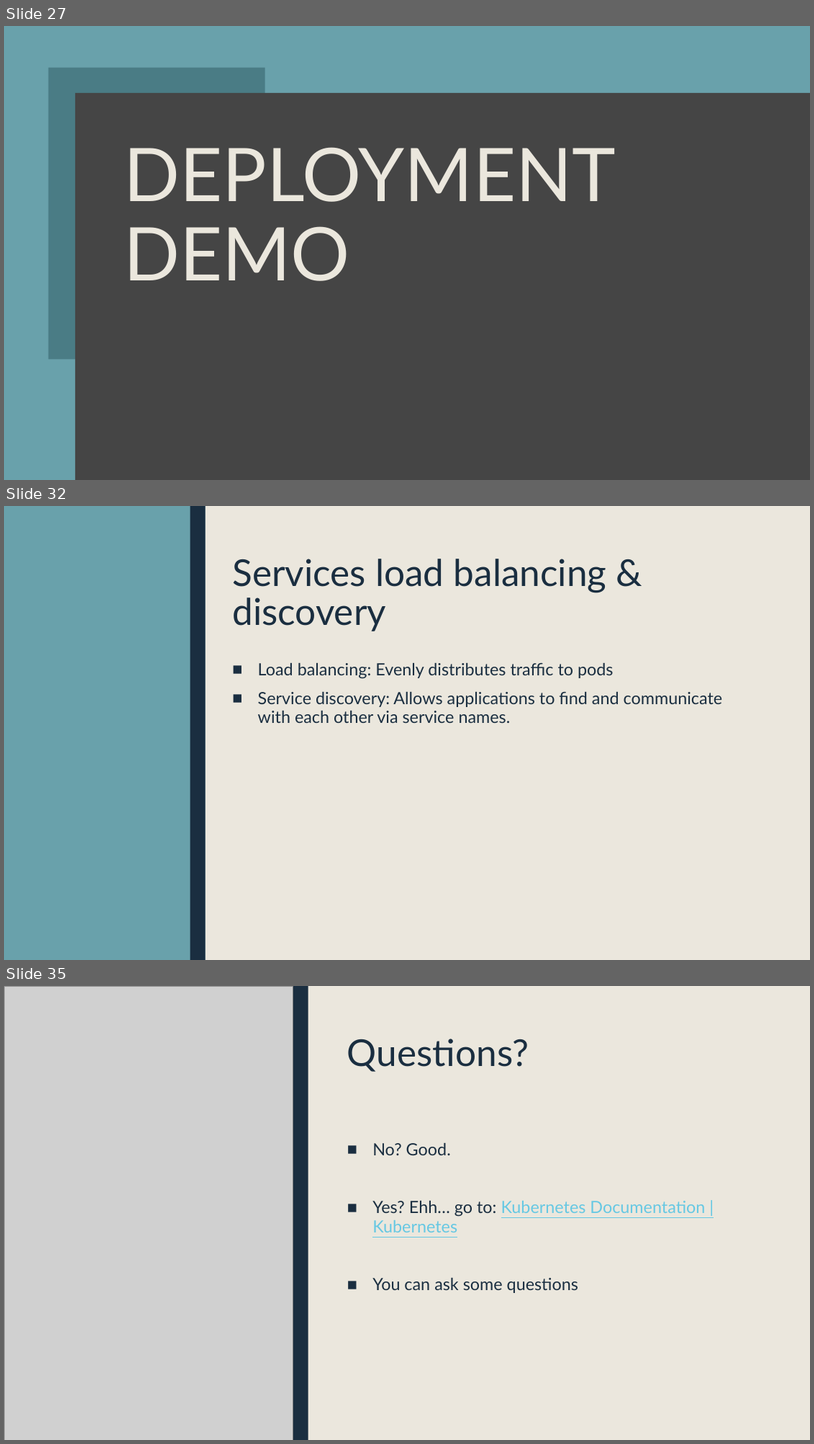
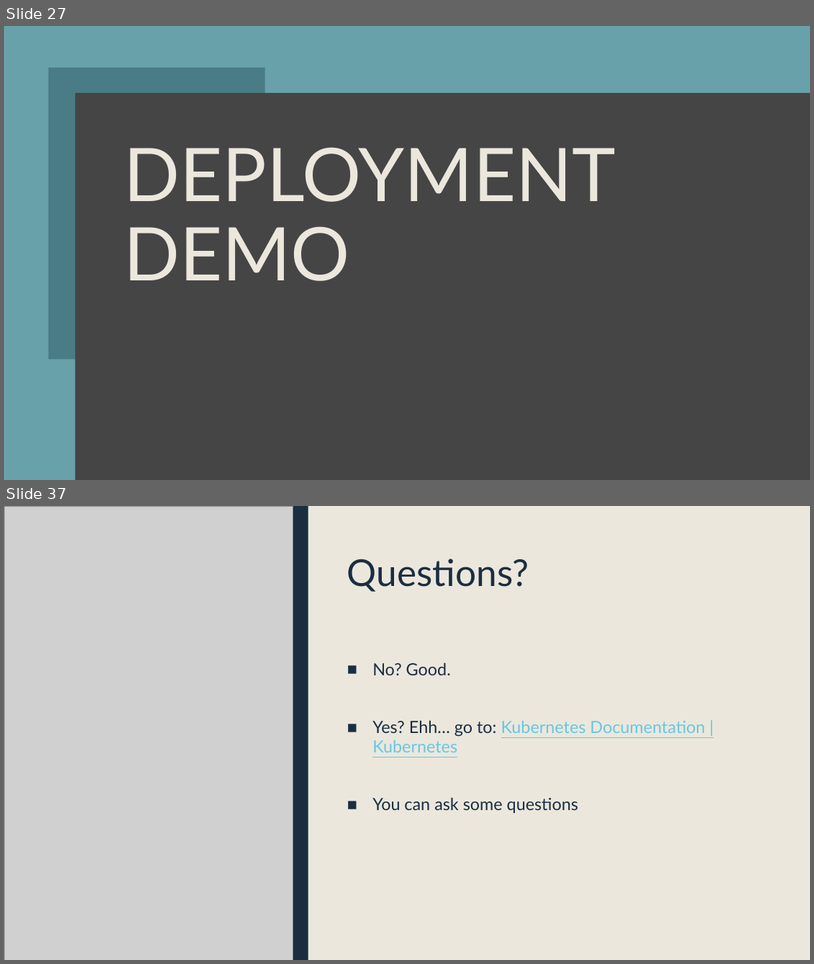
Before and after one commit to sebivenlo/ESD-2023-Kubernetes, a slide deck: presentation/Kubernetes.pptx. Shown one above the other, each under a label of ours: slides 27, 32 and 35 before the commit, slides 27 and 37 after it; the slides between them are not shown. The pictures are 814x1444 and 814x964 pixels, drawn with LibreOffice and Linux fonts; fonts in the diff are those of the drawing; grey boxes stand for pictures. Boxes give left, top, right and bottom in pixels: in the first picture for what was removed or moved away, otherwise in the second. Text is boxed around its words. In the diff, an @@ line names an element or a change of style, - is before the commit and + after.

Commit message:
Changes in slides about services
I Improved the slides regarding the Services in kubernetes.

```diff
--- a/presentation/Kubernetes.pptx
+++ b/presentation/Kubernetes.pptx
@@ slide 32 removed at [4,506,810,960], background #EBE7DD; not listed: 1 template element that a slide beside it also shows @@
@@ rectangle removed at [4,506,810,960] @@
@@ rectangle removed at [4,506,206,960] @@
@@ rectangle removed at [190,506,206,960] @@
@@ title removed at [232,559,607,631] @@
-Services load balancing & discovery
@@ text removed at [258,663,723,723] @@
-■ Load balancing: Evenly distributes traffic to pods
-■ Service discovery: Allows applications to find and communicate with each other via service names.
@@ what was slide 35 is now slide 37 @@
```
Also in this commit, not shown: 3 slides changed, 5 slides added, 2 other slides removed.
